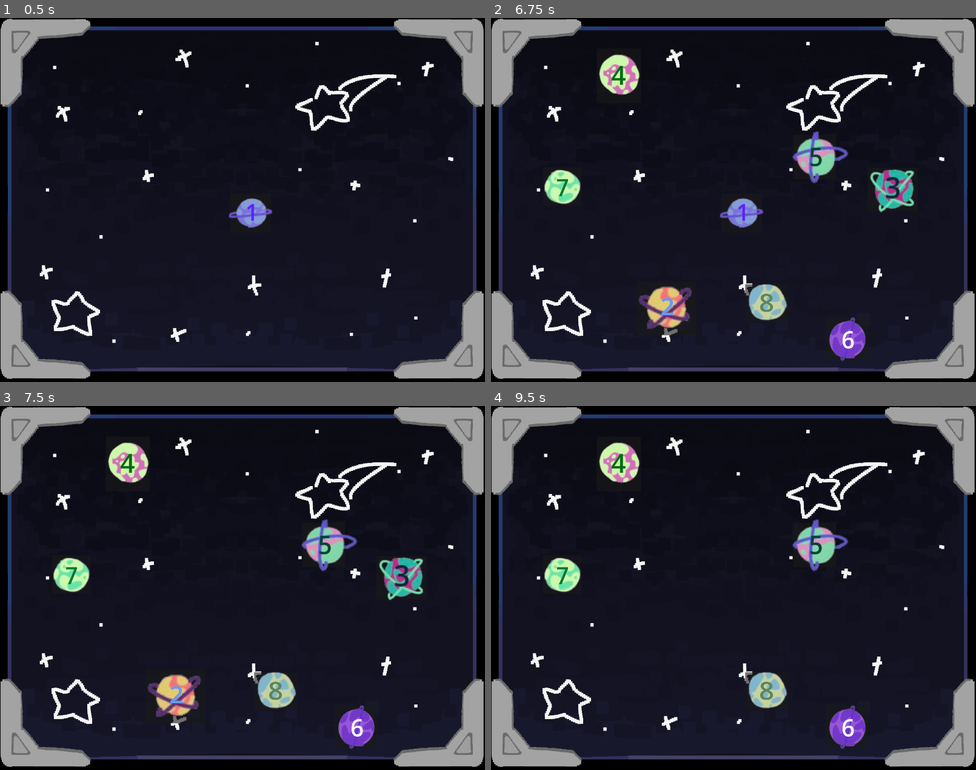
Above: before the commit, frames 1-4 (two rows, left to right).
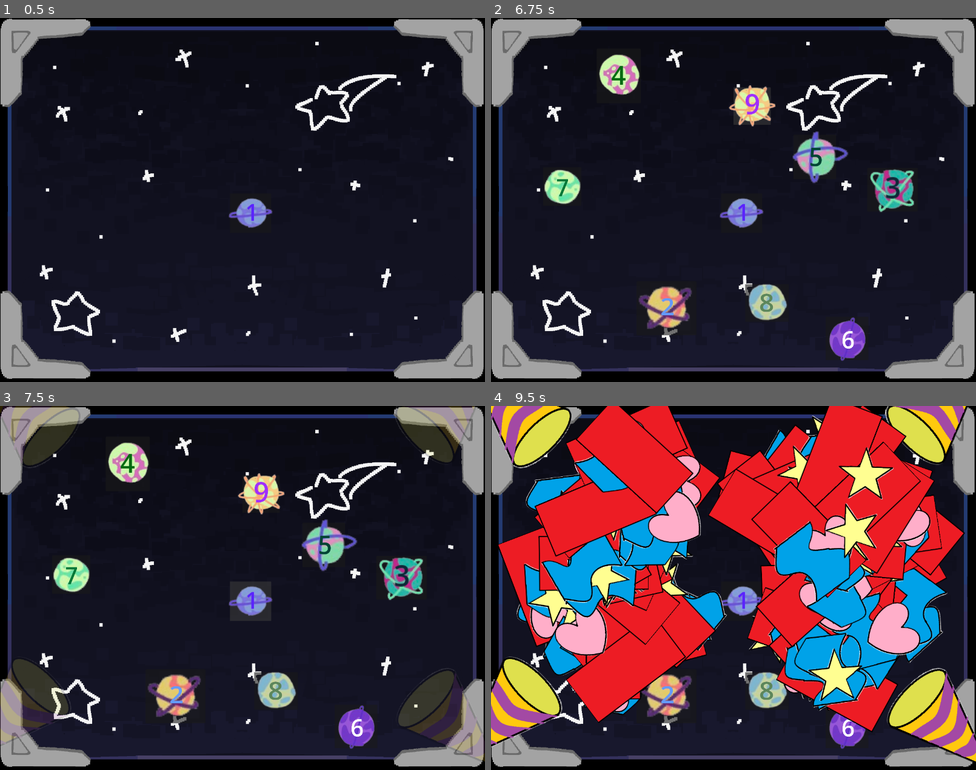
Above: after the commit, the same moments.

Repository: GavinWu42711/liftoff-game
Game: Godot game, scene res://Scenes/MotorTraining.tscn
The game is run twice, just before and just after one commit, with the same random seed, the same clock (stepped at 60 frames per second) and the same inputs. This scene is started directly instead of the project's main scene.
Inputs (mouse positions are in pixels of both pictures, inside the frame that each line leads up to):
- Up to frame 1 (0.5 s): no input
- Up to frame 2 (6.75 s): click "1" at 0.5 s; click "2" at 1.25 s; click (893, 189) at 2 s; click "4" at 2.75 s; click "5" at 3.5 s; click "6" at 4.25 s; click "7" at 5 s; click "8" at 5.75 s; click "9" at 6.5 s
- Up to frame 3 (7.5 s): click "1" at 7.25 s
- Up to frame 4 (9.5 s): click "2" at 8 s; click (893, 577) at 8.75 s

Frame 1 is identical in both runs. In frame 2, 0.8% of the frame differs, in the area x 49-59%, y 18-30%; in frame 3, 6.6%; in frame 4, 62%, in the area x 0-100%, y 0-98%.

Commit message:
celebration confetti gavin wu demon

Diff:
--- a/Scenes/MotorTraining.tscn
+++ b/Scenes/MotorTraining.tscn
@@ -12,6 +12,7 @@
 [ext_resource type="Texture2D" uid="uid://cmfabp4006a5q" path="res://Art/fucking planets yo/black_boy_8-removebg-preview.png" id="10_ig7gr"]
 [ext_resource type="Texture2D" uid="uid://bximaelmdslyq" path="res://Art/fucking planets yo/black_boy_9-removebg-preview.png" id="11_kq80v"]
 [ext_resource type="Texture2D" uid="uid://bt0c5a4tdf7j7" path="res://Art/defaultbg.png" id="12_d8xx0"]
+[ext_resource type="PackedScene" path="res://Scenes/celebrationScene.tscn" id="13_decmf"]
 
 [node name="MotorTraining" type="Node2D" unique_id=909498100]
 script = ExtResource("1_tjuiy")
@@ -295,3 +296,5 @@
 
 [node name="Camera2D" type="Camera2D" parent="." unique_id=1913311651]
 position = Vector2(27, 73)
+
+[node name="CelebrationScene" parent="." unique_id=663618702 instance=ExtResource("13_decmf")]
--- a/Scripts/ButtonClass.gd
+++ b/Scripts/ButtonClass.gd
@@ -15,7 +15,7 @@
 	pass
 
 func _pressed() -> void:
-	self.visible = false
+	#self.visible = false
 	print(self.button_num)
 	if self.button_num == Global.clicked:
 		Global.clicked+=1
--- a/motor_training.gd
+++ b/motor_training.gd
@@ -22,6 +22,9 @@
 
 var marker_list:Array[Marker2D]
 var button_list:Array[Button]
+
+@onready var celebrationScene = $CelebrationScene
+var isFinished:bool = false
 
 # Called when the node enters the scene tree for the first time.
 func _ready() -> void:
@@ -48,9 +51,14 @@
 	if Global.stage < 10:
 		for i in range(Global.stage):
 			Global.button_list[i].visible = true
-	else:
+	elif !isFinished:
+		isFinished = true
 		#enter next scene here
-		pass
+		celebrationScene.activate()
+
+		await get_tree().create_timer(4).timeout
+
+		get_tree().change_scene_to_file("res://Scenes/MainMenu.tscn")
 
 #toggle visiblity function
 func toggle_visiblity(index:int) -> void:
Not shown: 1 places in Scenes/MainMenu.tscn that only renumber resources
